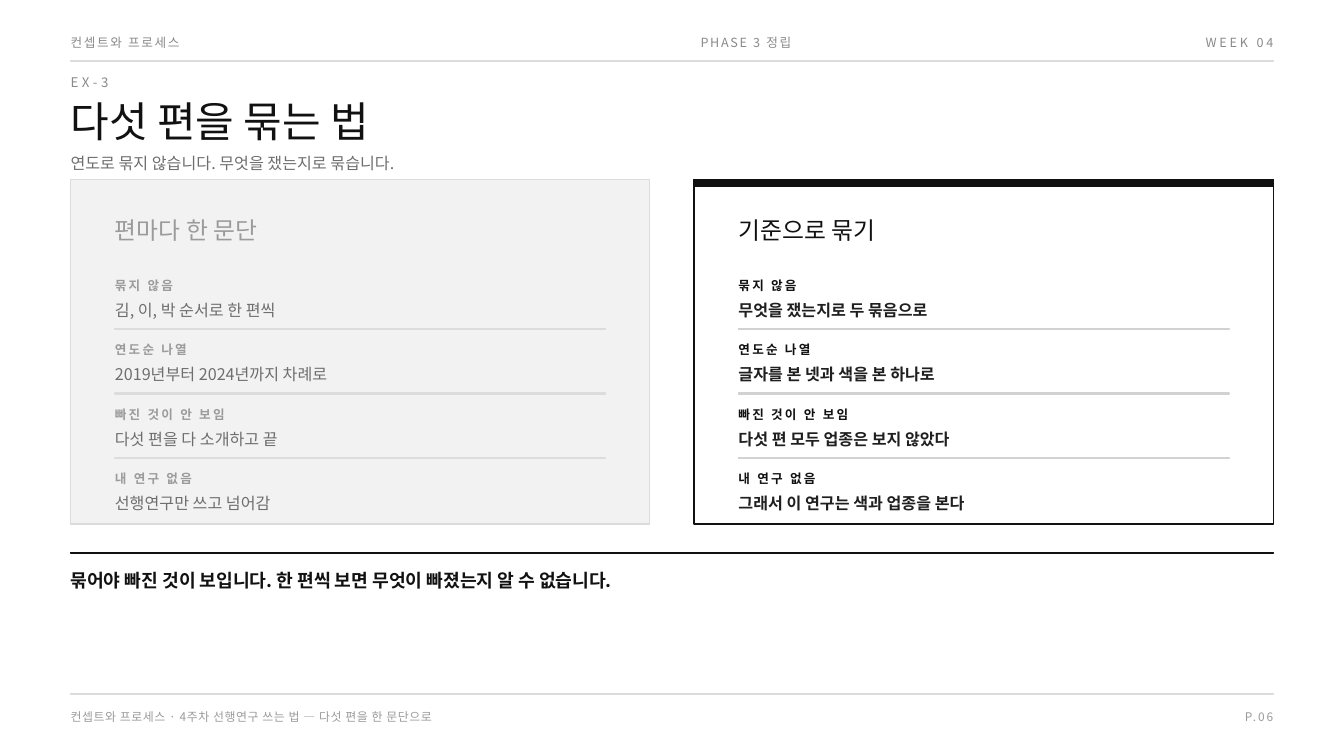
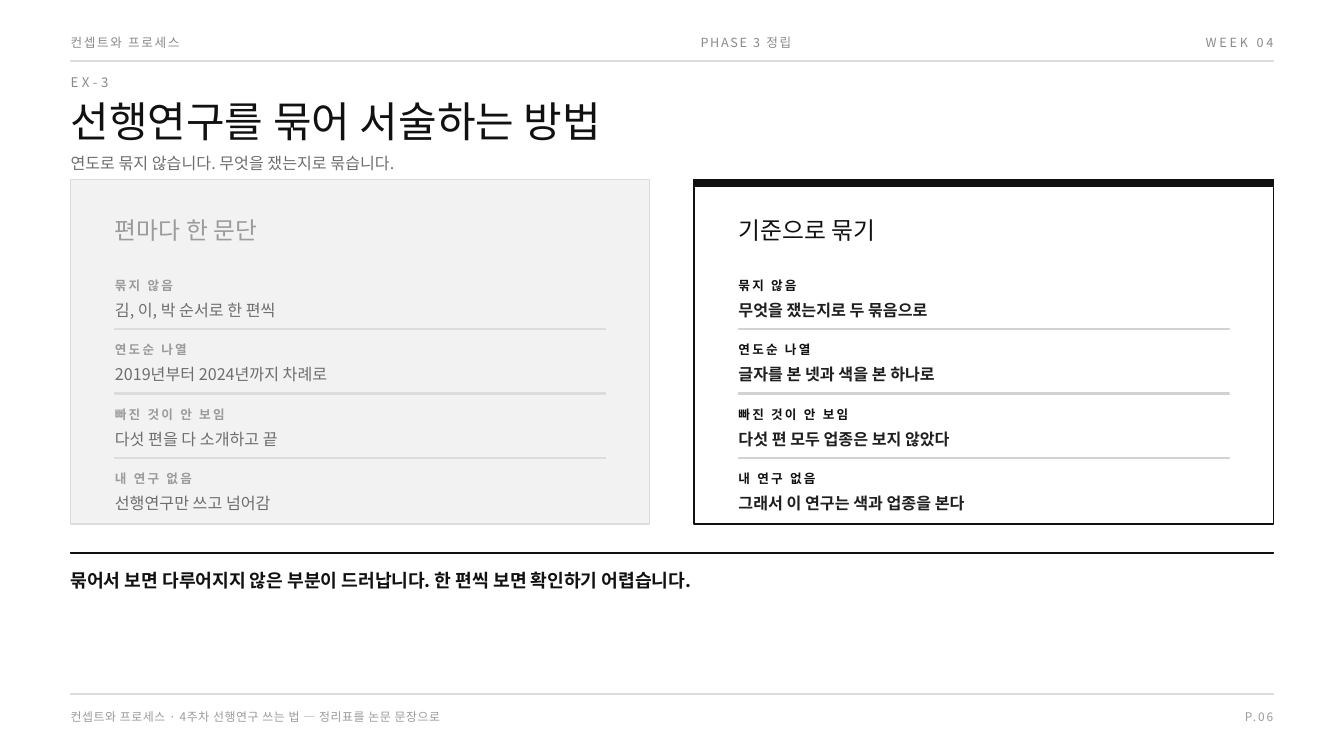
Before and after one commit to design-eng/MIN.D, a slide deck: slide 10 of dist/weeks-대학원/컨셉트와프로세스_04주차_선행연구쓰는법.pptx. Drawn at 1344x756 pixels with LibreOffice and Linux fonts; fonts in the diff are those of the drawing. Boxes give left, top, right and bottom in pixels: in the first picture for what was removed or moved away, otherwise in the second. Text is boxed around its words. In the diff, an @@ line names an element or a change of style, - is before the commit and + after.

```diff
--- a/dist/weeks-대학원/컨셉트와프로세스_04주차_선행연구쓰는법.pptx
+++ b/dist/weeks-대학원/컨셉트와프로세스_04주차_선행연구쓰는법.pptx
@@ text at bbox=[71, 102, 601, 141]: text changed @@
-다섯 편을 묶는 법
+선행연구를 묶어 서술하는 방법
@@ text at bbox=[71, 571, 691, 589]: text changed @@
-묶어야 빠진 것이 보입니다. 한 편씩 보면 무엇이 빠졌는지 알 수 없습니다.
+묶어서 보면 다루어지지 않은 부분이 드러납니다. 한 편씩 보면 확인하기 어렵습니다.
@@ text at bbox=[71, 711, 441, 722]: text changed @@
-컨셉트와 프로세스 · 4주차 선행연구 쓰는 법 — 다섯 편을 한 문단으로
+컨셉트와 프로세스 · 4주차 선행연구 쓰는 법 — 정리표를 논문 문장으로
```
Also in this commit, not shown: 17 other slides changed, 1 slide added, 5 other files.
